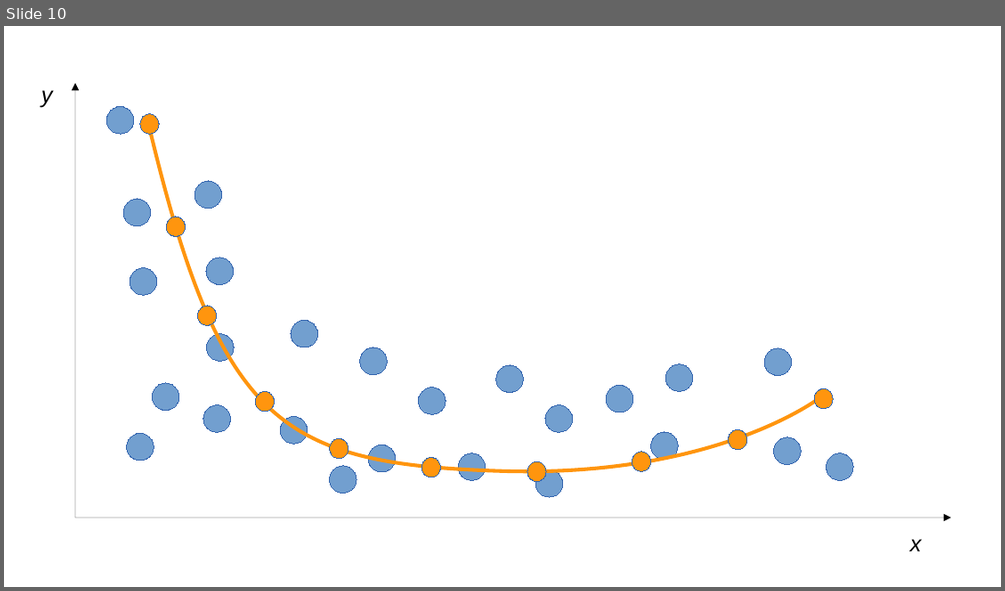
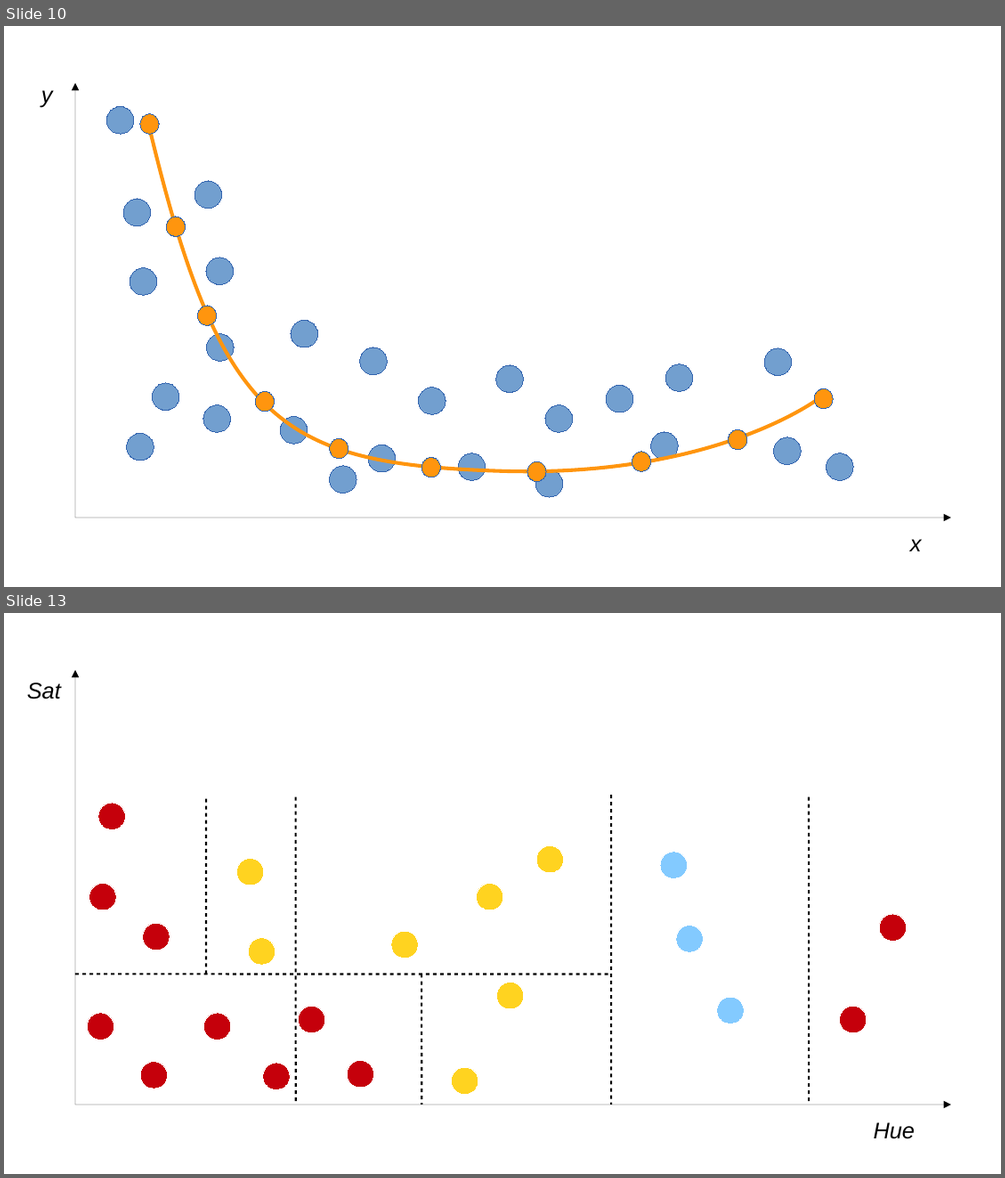
Before and after one commit to air-labs/AIML, a slide deck: Presentation.odp. Shown one above the other, each under a label of ours: slide 10 before the commit, slides 10 and 13 after it; the slides between them are not shown. The pictures are 1005x591 and 1005x1178 pixels, drawn with LibreOffice and Linux fonts; fonts in the diff are those of the drawing. Boxes give left, top, right and bottom in pixels: in the first picture for what was removed or moved away, otherwise in the second. Text is boxed around its words. In the diff, an @@ line names an element or a change of style, - is before the commit and + after.

```diff
--- a/Presentation.odp
+++ b/Presentation.odp
@@ slide 13 added at (4, 613, 1001, 1174), background #FFFFFF @@
@@ text added at (27, 682, 61, 699), 18 pt, text #000000, italic @@
+Sat
@@ arrow added from (75, 1104) to (75, 670), #000000 0 pt @@
@@ line added from (206, 974) to (206, 795), #000000 1.45 pt @@
@@ line added from (296, 796) to (296, 1104), #000000 1.45 pt @@
@@ line added from (611, 795) to (611, 1104), #000000 1.45 pt @@
@@ line added from (809, 796) to (809, 1104), #000000 1.45 pt @@
@@ ellipse added at (98, 803, 125, 830), fill #C5000B, outline #FFFFFF 0 pt @@
@@ ellipse added at (537, 845, 564, 873), fill #FFD320, outline #FFFFFF 0 pt @@
@@ ellipse added at (660, 852, 687, 879), fill #83CAFF, outline #FFFFFF 0 pt @@
@@ ellipse added at (236, 858, 264, 885), fill #FFD320, outline #FFFFFF 0 pt @@
@@ ellipse added at (89, 884, 116, 910), fill #C5000B, outline #FFFFFF 0 pt @@
@@ ellipse added at (477, 884, 503, 910), fill #FFD320, outline #FFFFFF 0 pt @@
@@ ellipse added at (142, 924, 170, 950), fill #C5000B, outline #FFFFFF 0 pt @@
@@ ellipse added at (391, 931, 418, 957), fill #FFD320, outline #FFFFFF 0 pt @@
@@ ellipse added at (676, 925, 704, 952), fill #83CAFF, outline #FFFFFF 0 pt @@
@@ ellipse added at (880, 914, 906, 941), fill #C5000B, outline #FFFFFF 0 pt @@
@@ ellipse added at (248, 938, 275, 965), fill #FFD320, outline #FFFFFF 0 pt @@
@@ line added from (75, 974) to (610, 974), #000000 1.45 pt @@
@@ line added from (422, 974) to (422, 1104), #000000 1.45 pt @@
@@ ellipse added at (497, 982, 524, 1009), fill #FFD320, outline #FFFFFF 0 pt @@
@@ ellipse added at (88, 1013, 114, 1040), fill #C5000B, outline #FFFFFF 0 pt @@
@@ ellipse added at (204, 1013, 231, 1040), fill #C5000B, outline #FFFFFF 0 pt @@
@@ ellipse added at (298, 1005, 325, 1033), fill #C5000B, outline #FFFFFF 0 pt @@
@@ ellipse added at (717, 997, 744, 1023), fill #83CAFF, outline #FFFFFF 0 pt @@
@@ ellipse added at (840, 1005, 867, 1033), fill #C5000B, outline #FFFFFF 0 pt @@
@@ ellipse added at (140, 1062, 168, 1089), fill #C5000B, outline #FFFFFF 0 pt @@
@@ ellipse added at (263, 1062, 290, 1090), fill #C5000B, outline #FFFFFF 0 pt @@
@@ ellipse added at (347, 1060, 374, 1087), fill #C5000B, outline #FFFFFF 0 pt @@
@@ ellipse added at (451, 1067, 478, 1094), fill #FFD320, outline #FFFFFF 0 pt @@
@@ arrow added from (75, 1104) to (951, 1104), #000000 0 pt @@
@@ text added at (874, 1122, 915, 1139), 18 pt, text #000000, italic @@
+Hue
```
Also in this commit, not shown: 2 other slides added, 1 slide removed, 4 other files.
